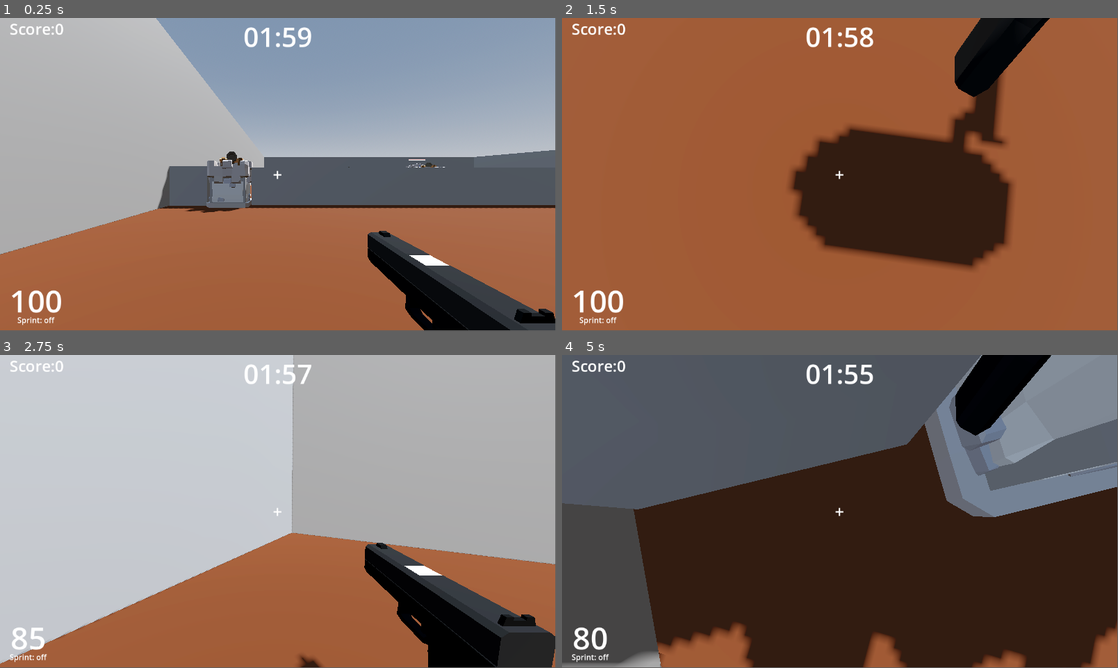
Above: before the commit, frames 1-4 (two rows, left to right).
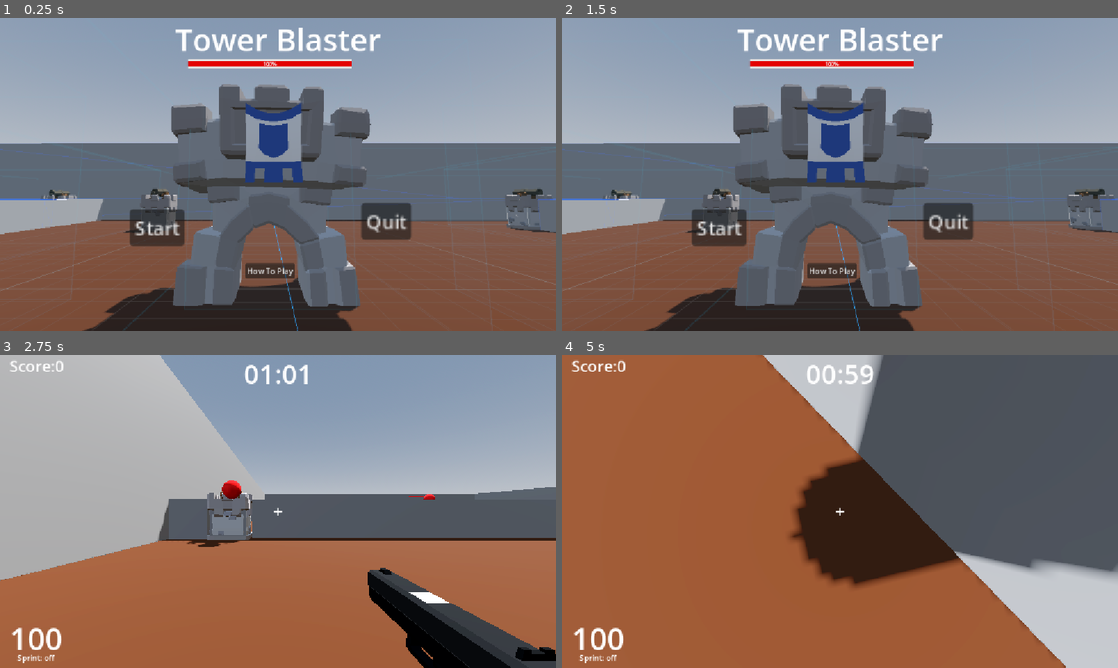
Above: after the commit, the same moments.

Repository: CSbean/Tower-Blaster
Game: Godot game, scene res://start_screen.tscn
Two runs of this game, one before a commit and one after it. Both use one fixed random seed, a clock stepped at 60 frames per second and the inputs below. Before the commit the project starts from res://world.tscn.
Inputs (mouse positions are in pixels of both pictures, inside the frame that each line leads up to):
- Up to frame 1 (0.25 s): no input
- Up to frame 2 (1.5 s): click (834, 271) at 0.5 s, where only the run after the commit has a clickable "How To Play"; click (589, 305) at 1.25 s, where only the run after the commit has a clickable "Back"
- Up to frame 3 (2.75 s): click (155, 564) at 2 s, where only the run after the commit has a clickable "Start"
- Up to frame 4 (5 s): move the mouse to (867, 508) at 2.77 s; hold Up (ui_up) from 2.78 s (still down); right-click (867, 508) at 2.85 s; tap Space (jump) at 3.02, 3.77 s; click (867, 508) at 3.05 s; move the mouse to (812, 511) at 3.52 s; click (812, 511) at 3.6 s; tap Shift (sprint_toggle) at 3.8, 4.35 s; move the mouse to (851, 505) at 4.27 s; right-click (851, 505) at 4.55 s
In our replay, the window is 799x449 before the commit and 800x450 after it. These sizes can differ from the game's own. Grey fills any space a smaller window leaves; there, only what the larger window draws over its background counts as a difference.

The runs differ from the first frame. In frame 1, 66% of the frame differs, in the area x 0-100%, y 0-100%; in frame 2, 100%; in frame 3, 64%; in frame 4, 84%.

Commit message:
finished all the screens and fixed bugs

Diff:
--- a/tower-blaster/cannon_projectile.gd
+++ b/tower-blaster/cannon_projectile.gd
@@ -1,5 +1,5 @@
 extends Area3D
-
+class_name cannonBall
 
 @onready var timer: Timer = $Timer
 
@@ -49,4 +49,4 @@
 	if area.get_parent() is Turret and parry:
 		area.get_parent().take_damage()
 	if area.get_parent() is Base:
-		area.get_parent().take_damage(15)
+		area.get_parent().take_damage(10)
--- a/tower-blaster/character_body_3d.gd
+++ b/tower-blaster/character_body_3d.gd
@@ -37,7 +37,7 @@
 		if Input.is_action_just_pressed("sprint_toggle"):
 			if not sprinting:
 				sprinting = true
-				SPEED = 50.0#15.0
+				SPEED = 15.0#50.0
 				ui.sprint_toggle()
 			else:
 				sprinting = false
@@ -45,7 +45,7 @@
 				ui.sprint_toggle()
 		#projectile.direction = (ray.target_position - ray.global_position).normalized()
 		if Input.is_action_just_pressed("melee"):
-			if ray_cast_3d.is_colliding() and ray_cast_3d.get_collider() is Area3D:
+			if ray_cast_3d.is_colliding() and ray_cast_3d.get_collider() is cannonBall:
 				var dist = ray_cast_3d.get_collision_point().distance_to(global_position)
 				if dist < 5:
 					#ray_cast_3d.get_collider().reverse_direction(ray_cast_3d.get_collision_normal())
--- /dev/null
+++ b/tower-blaster/instruction_screen.gd
@@ -0,0 +1,9 @@
+extends Control
+
+
+
+
+
+
+func _on_button_pressed() -> void:
+	get_tree().change_scene_to_file("res://start_screen.tscn")
--- /dev/null
+++ b/tower-blaster/instruction_screen.tscn
@@ -0,0 +1,60 @@
+[gd_scene format=3 uid="uid://c4nvduuate8ov"]
+
+[ext_resource type="Script" uid="uid://rhvbny6kdowg" path="res://instruction_screen.gd" id="1_pl6jf"]
+
+[sub_resource type="LabelSettings" id="LabelSettings_s3eh1"]
+font_size = 64
+
+[sub_resource type="LabelSettings" id="LabelSettings_pl6jf"]
+font_size = 24
+
+[node name="instructionScreen" type="Control" unique_id=1149141410]
+layout_mode = 3
+anchors_preset = 15
+anchor_right = 1.0
+anchor_bottom = 1.0
+grow_horizontal = 2
+grow_vertical = 2
+script = ExtResource("1_pl6jf")
+
+[node name="ColorRect" type="ColorRect" parent="." unique_id=1055858171]
+layout_mode = 1
+anchors_preset = 15
+anchor_right = 1.0
+anchor_bottom = 1.0
+grow_horizontal = 2
+grow_vertical = 2
+color = Color(0, 0, 0, 1)
+
+[node name="Label" type="Label" parent="." unique_id=969916798]
+layout_mode = 1
+anchors_preset = 5
+anchor_left = 0.5
+anchor_right = 0.5
+offset_left = -47.5
+offset_right = 47.5
+offset_bottom = 23.0
+grow_horizontal = 2
+text = "How To Play"
+label_settings = SubResource("LabelSettings_s3eh1")
+
+[node name="Label2" type="Label" parent="." unique_id=231646835]
+layout_mode = 0
+offset_left = 65.0
+offset_top = 146.0
+offset_right = 1525.0
+offset_bottom = 500.0
+text = "find the enemy base somewere in the maze and distroy it
+ you can not shoot the turets but you can shoot there bullets and parry them (Right Click)
+ the turret bullets also do big damage to the base."
+label_settings = SubResource("LabelSettings_pl6jf")
+
+[node name="Button" type="Button" parent="." unique_id=413744216]
+layout_mode = 0
+offset_left = 34.0
+offset_top = 584.0
+offset_right = 79.0
+offset_bottom = 615.0
+text = "Back"
+
+[connection signal="pressed" from="Button" to="." method="_on_button_pressed"]
--- a/tower-blaster/project.godot
+++ b/tower-blaster/project.godot
@@ -11,13 +11,17 @@
 [application]
 
 config/name="Tower-Blaster"
-run/main_scene="uid://ccfctcrw0lrm5"
+run/main_scene="uid://dy1564xmk8ykk"
 config/features=PackedStringArray("4.6", "Forward Plus")
 config/icon="res://icon.svg"
 
 [autoload]
 
 GameMangager="*uid://co60veyl7c2eh"
+
+[display]
+
+window/stretch/mode="canvas_items"
 
 [global_group]
 
--- a/tower-blaster/start_screen.gd
+++ b/tower-blaster/start_screen.gd
@@ -10,3 +10,7 @@
 
 func _on_quit_button_pressed() -> void:
 	get_tree().quit()
+
+
+func _on_button_pressed() -> void:
+	get_tree().change_scene_to_file("res://instruction_screen.tscn")
--- a/tower-blaster/start_screen.tscn
+++ b/tower-blaster/start_screen.tscn
@@ -54,5 +54,14 @@
 scale = Vector2(2.454415, 2.454415)
 text = "Quit"
 
+[node name="Button" type="Button" parent="." unique_id=451022153]
+layout_mode = 0
+offset_left = 508.0
+offset_top = 508.0
+offset_right = 611.0
+offset_bottom = 539.0
+text = "How To Play"
+
 [connection signal="pressed" from="startButton" to="." method="_on_start_button_pressed"]
 [connection signal="pressed" from="quitButton" to="." method="_on_quit_button_pressed"]
+[connection signal="pressed" from="Button" to="." method="_on_button_pressed"]
--- a/tower-blaster/ui.tscn
+++ b/tower-blaster/ui.tscn
@@ -20,6 +20,7 @@
 
 [sub_resource type="LabelSettings" id="LabelSettings_n5ude"]
 font_size = 100
+font_color = Color(1, 0, 0, 1)
 outline_color = Color(1, 0, 0, 1)
 
 [sub_resource type="LabelSettings" id="LabelSettings_ibotj"]
@@ -38,7 +39,7 @@
 script = ExtResource("1_fyqef")
 
 [node name="Timer" type="Timer" parent="." unique_id=1137039863]
-wait_time = 120.0
+wait_time = 62.0
 autostart = true
 
 [node name="crosshair" type="Label" parent="." unique_id=1059287636]
--- a/tower-blaster/world.gd
+++ b/tower-blaster/world.gd
@@ -16,6 +16,9 @@
 		ui.win = true
 		stoper += 1
 		gameWin()
+	if ui.loss and stoper == 0:
+		stoper +=1
+		gameOver()
 	ui.update_score(player.score)
 
 func gameOver()->void:
Not shown, added: tower-blaster/instruction_screen.gd.uid
